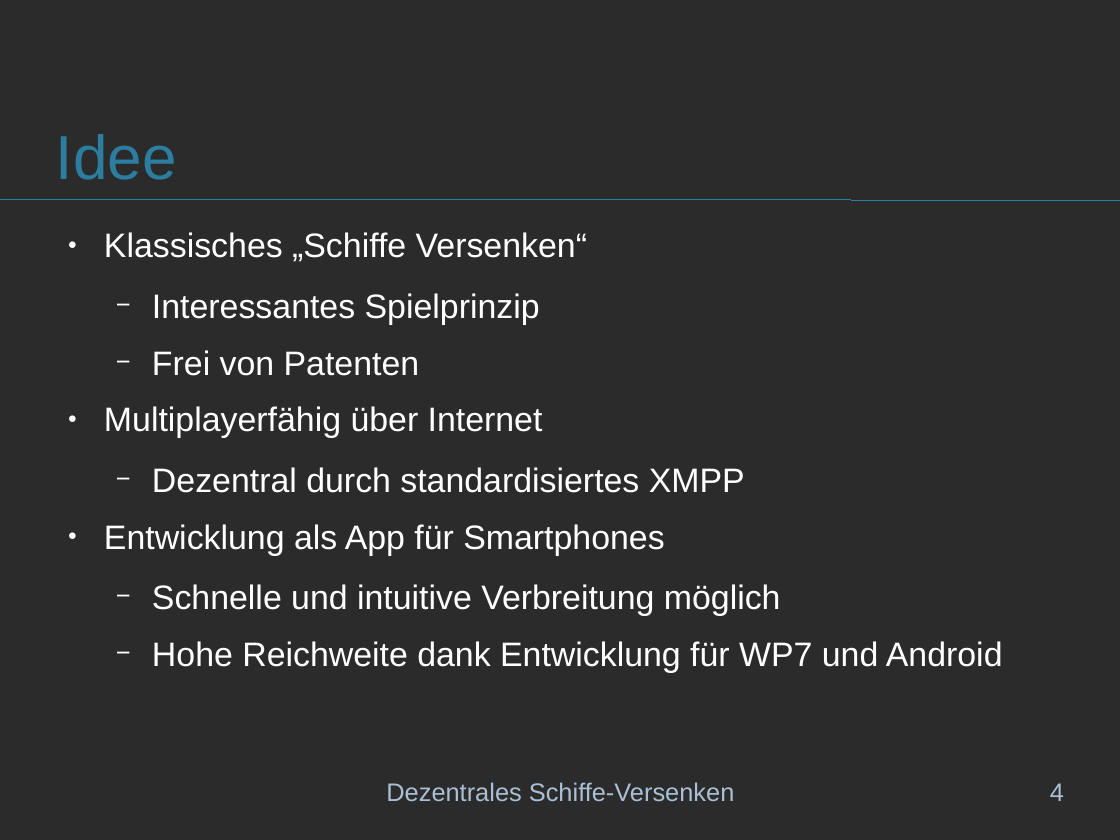
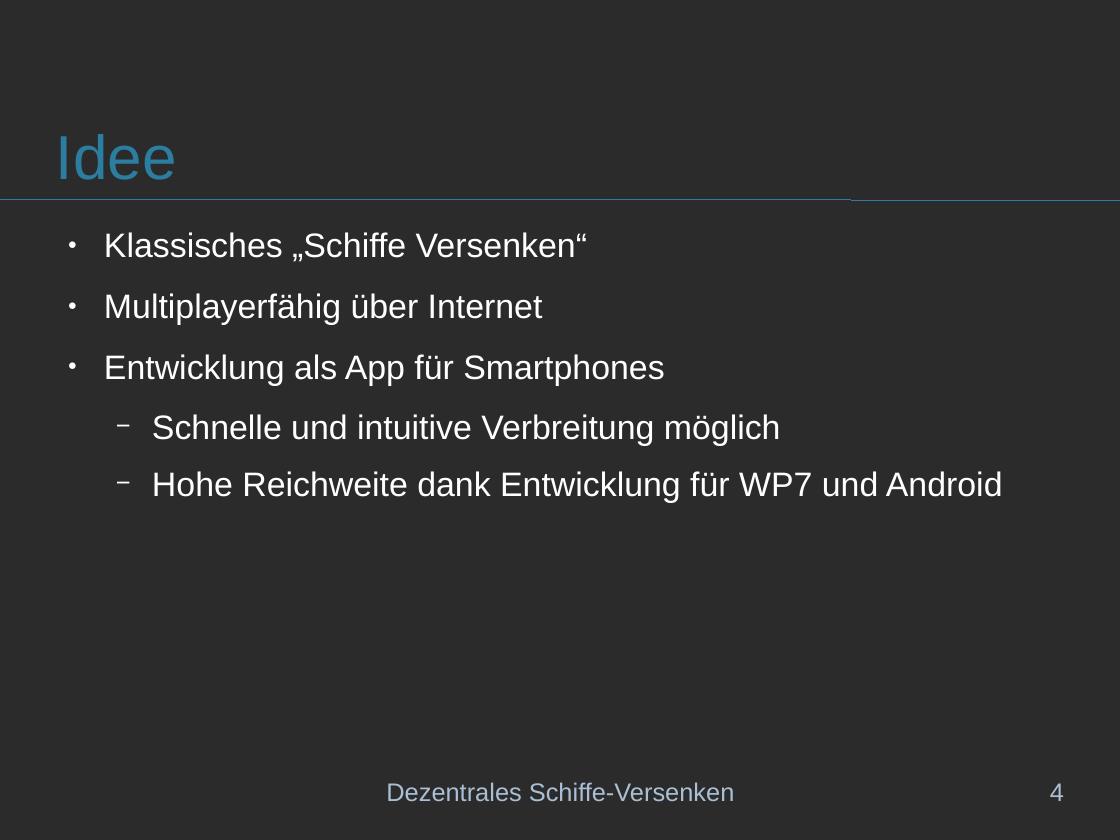
Before and after one commit to schiffchen/documentation, a slide deck: slide 4 of Praesentation/Projektpraesentation.odp. Drawn at 1120x840 pixels with LibreOffice and Linux fonts; fonts in the diff are those of the drawing; background and template pictures are left out; a plain dark background stands for a picture behind light text. Boxes give left, top, right and bottom in pixels: in the first picture for what was removed or moved away, otherwise in the second. Text is boxed around its words. In the diff, an @@ line names an element or a change of style, - is before the commit and + after.

Commit message:
Less text is good text

```diff
--- a/Praesentation/Projektpraesentation.odp
+++ b/Praesentation/Projektpraesentation.odp
@@ text at box(152, 293, 540, 376): paragraphs removed @@
-  − Interessantes Spielprinzip
-  − Frei von Patenten
@@ text at box(152, 467, 745, 493): paragraph removed @@
-  − Dezentral durch standardisiertes XMPP
```
Also in this commit, not shown: 1 other slide changed.
